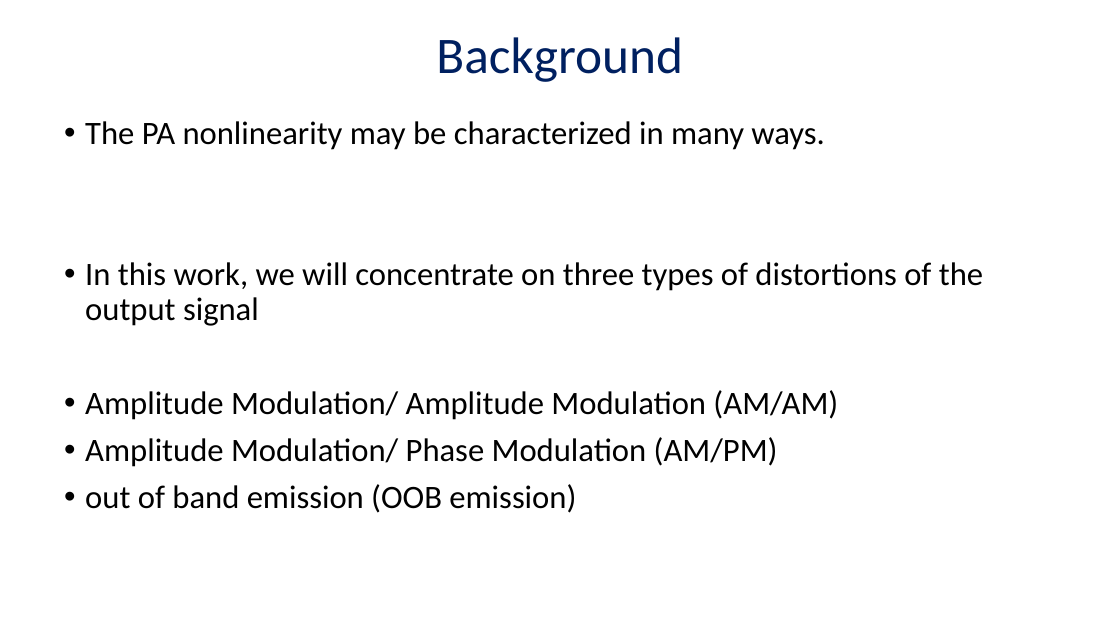
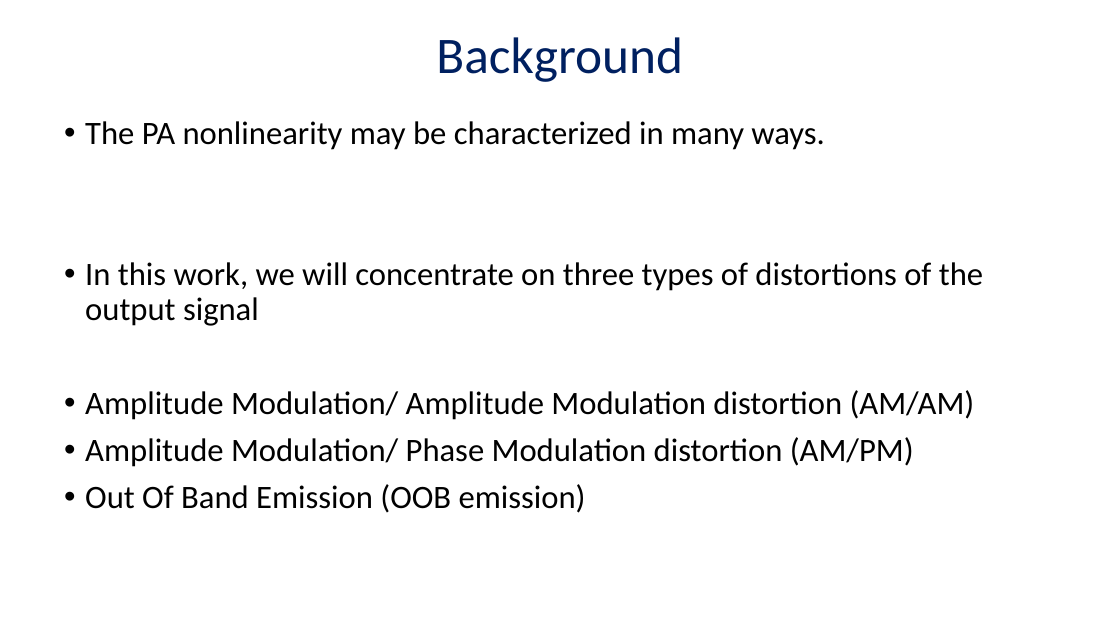
Before and after one commit to AdirCN/DPD, a slide deck: slide 7 of documents/Final Presentation.pptx. Drawn at 1120x630 pixels with LibreOffice and Linux fonts; fonts in the diff are those of the drawing. Boxes give left, top, right and bottom in pixels: in the first picture for what was removed or moved away, otherwise in the second. Text is boxed around its words. In the diff, an @@ line names an element or a change of style, - is before the commit and + after.

```diff
--- a/documents/Final Presentation.pptx
+++ b/documents/Final Presentation.pptx
@@ text at box(85, 390, 975, 513): text changed @@
-• Amplitude Modulation/ Amplitude Modulation (AM/AM)
-• Amplitude Modulation/ Phase Modulation (AM/PM)
-• out of band emission (OOB emission)
+• Amplitude Modulation/ Amplitude Modulation distortion (AM/AM)
+• Amplitude Modulation/ Phase Modulation distortion (AM/PM)
+• Out Of Band Emission (OOB emission)
```
Also in this commit, not shown: 4 other slides changed, 1 slide added, 1 other file.
